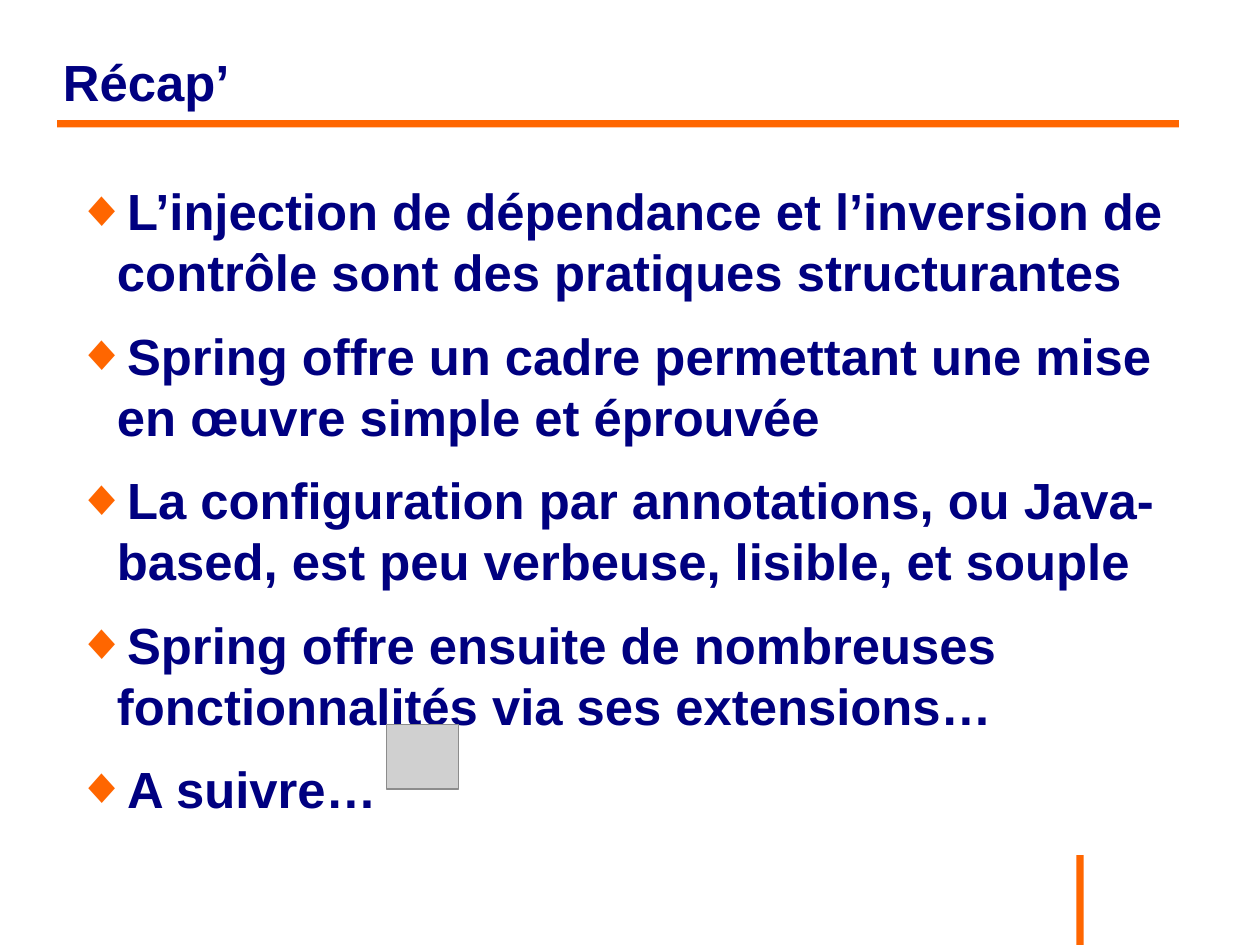
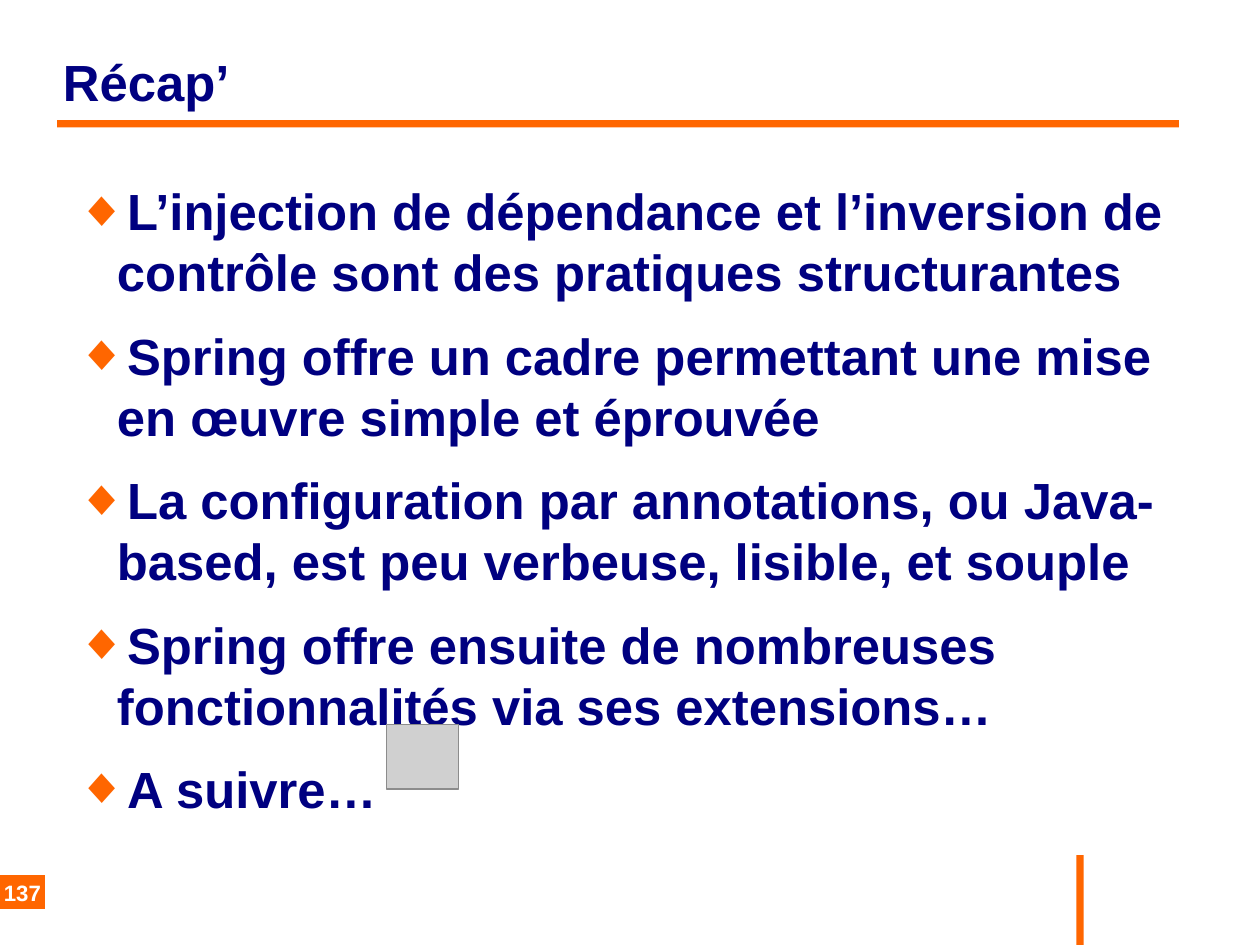
Before and after one commit to philphils/formation-spring, a slide deck: slide 137 of Documentation/diapo_formation_spring.odp. Drawn at 1260x945 pixels with LibreOffice and Linux fonts; fonts in the diff are those of the drawing; grey boxes stand for pictures; background and template pictures are left out. Boxes give left, top, right and bottom in pixels: in the first picture for what was removed or moved away, otherwise in the second. Text is boxed around its words. In the diff, an @@ line names an element or a change of style, - is before the commit and + after.

```diff
--- a/Documentation/diapo_formation_spring.odp
+++ b/Documentation/diapo_formation_spring.odp
@@ page number added at (0,876,45,910), fill #FF6600, 14 pt, text #FFFFFF, bold @@
+137
```
Also in this commit, not shown: 135 other slides changed.
